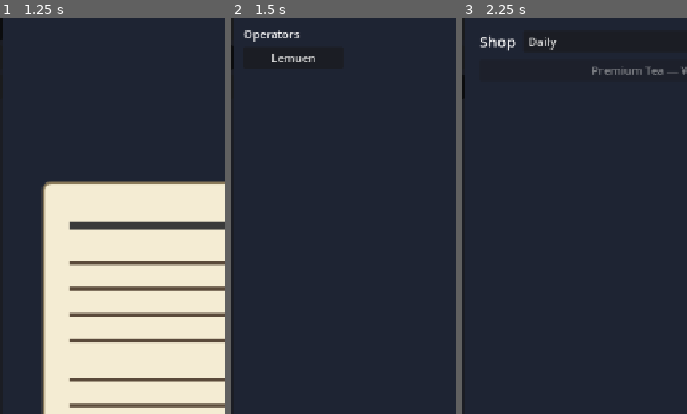
Above: before the commit, frames 1-3 (left to right).
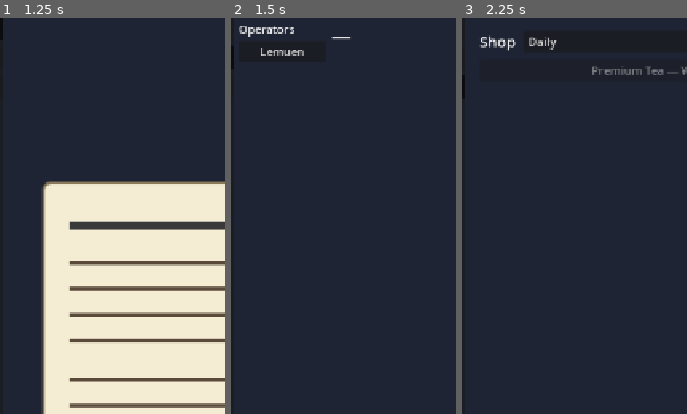
Above: after the commit, the same moments.

Repository: bakamarudasi/clickergame_demo
Game: Godot game, scene res://scenes/main.tscn
Same seed, same stepped clock (60 frames per second), same inputs: the game is played once before the commit and once after it.
Inputs:
- Up to frame 1 (1.25 s): click "Work" at 0.5 s
- Up to frame 2 (1.5 s): click "Room" at 1.25 s
- Up to frame 3 (2.25 s): click "Shop" at 2 s
The pictures show only the part of the screen within x 19-69%, y 4-54%; the shares and areas given below are measured in that part.

Frame 1 is identical in both runs. In frame 2, 1.0% of the frame differs, in the area x 3-53%, y 2-12%; in frame 3, nothing differs.
Error in both runs: Cannot call method 'get_children' on a null value. (res://scripts/ui/work_tab.gd:49)

Commit message:
Restore vertical viewport with portrait-dominant Room layout
Reverts the wide-screen experiment and reorganises Room as a left
operator-list column plus a vertical main column where the portrait
gets ~720 px of dedicated height. Stats labels move above the portrait
and scope/suspicion/gift/inspection/touch controls stack below it, so
nothing competes with the standing art for vertical real estate.

Diff:
--- a/scenes/ui/room_tab.tscn
+++ b/scenes/ui/room_tab.tscn
@@ -16,16 +16,16 @@
 anchor_bottom = 1.0
 grow_horizontal = 2
 grow_vertical = 2
-offset_left = 16.0
-offset_top = 16.0
-offset_right = -16.0
-offset_bottom = -16.0
-theme_override_constants/separation = 16
+offset_left = 8.0
+offset_top = 8.0
+offset_right = -8.0
+offset_bottom = -8.0
+theme_override_constants/separation = 8
 
 [node name="LeftPanel" type="VBoxContainer" parent="HBox"]
-custom_minimum_size = Vector2(160, 0)
+custom_minimum_size = Vector2(140, 0)
 layout_mode = 2
-theme_override_constants/separation = 8
+theme_override_constants/separation = 6
 
 [node name="OperatorTitle" type="Label" parent="HBox/LeftPanel"]
 layout_mode = 2
@@ -36,100 +36,105 @@
 layout_mode = 2
 theme_override_constants/separation = 4
 
-[node name="CenterPanel" type="VBoxContainer" parent="HBox"]
+[node name="MainColumn" type="VBoxContainer" parent="HBox"]
+unique_name_in_owner = true
 layout_mode = 2
 size_flags_horizontal = 3
-size_flags_stretch_ratio = 2.0
-theme_override_constants/separation = 8
+theme_override_constants/separation = 6
 
-[node name="PortraitArea" type="CenterContainer" parent="HBox/CenterPanel"]
+[node name="StatsRow" type="HBoxContainer" parent="HBox/MainColumn"]
+layout_mode = 2
+theme_override_constants/separation = 12
+
+[node name="OpNameLabel" type="Label" parent="HBox/MainColumn/StatsRow"]
+unique_name_in_owner = true
+layout_mode = 2
+size_flags_horizontal = 3
+theme_type_variation = &"DisplayLabel"
+text = "ROOM_DETAIL_PLACEHOLDER"
+
+[node name="TrustLabel" type="Label" parent="HBox/MainColumn/StatsRow"]
+unique_name_in_owner = true
+layout_mode = 2
+text = ""
+
+[node name="StageLabel" type="Label" parent="HBox/MainColumn/StatsRow"]
+unique_name_in_owner = true
+layout_mode = 2
+text = ""
+
+[node name="DetailPanel" type="VBoxContainer" parent="HBox/MainColumn"]
+unique_name_in_owner = true
+layout_mode = 2
+size_flags_vertical = 3
+theme_override_constants/separation = 6
+
+[node name="PortraitArea" type="CenterContainer" parent="HBox/MainColumn/DetailPanel"]
 layout_mode = 2
 size_flags_vertical = 3
 
-[node name="PortraitView" type="TextureRect" parent="HBox/CenterPanel/PortraitArea"]
+[node name="PortraitView" type="TextureRect" parent="HBox/MainColumn/DetailPanel/PortraitArea"]
 unique_name_in_owner = true
-custom_minimum_size = Vector2(280, 380)
+custom_minimum_size = Vector2(540, 720)
 layout_mode = 2
 expand_mode = 1
 stretch_mode = 5
 
-[node name="ScopeRow" type="HBoxContainer" parent="HBox/CenterPanel"]
+[node name="ScopeRow" type="HBoxContainer" parent="HBox/MainColumn/DetailPanel"]
 unique_name_in_owner = true
 layout_mode = 2
 theme_override_constants/separation = 8
 
-[node name="ScopeToggle" type="Button" parent="HBox/CenterPanel/ScopeRow"]
+[node name="ScopeToggle" type="Button" parent="HBox/MainColumn/DetailPanel/ScopeRow"]
 unique_name_in_owner = true
 layout_mode = 2
 toggle_mode = true
 text = "ROOM_SCOPE_TOGGLE"
 
-[node name="BatteryBar" type="ProgressBar" parent="HBox/CenterPanel/ScopeRow"]
+[node name="BatteryBar" type="ProgressBar" parent="HBox/MainColumn/DetailPanel/ScopeRow"]
 unique_name_in_owner = true
 layout_mode = 2
 size_flags_horizontal = 3
 max_value = 1.0
 step = 0.01
 
-[node name="SuspicionBar" type="ProgressBar" parent="HBox/CenterPanel"]
+[node name="SuspicionBar" type="ProgressBar" parent="HBox/MainColumn/DetailPanel"]
 unique_name_in_owner = true
 layout_mode = 2
 max_value = 1.0
 step = 0.01
 show_percentage = false
 
-[node name="DetailPanel" type="VBoxContainer" parent="HBox"]
-unique_name_in_owner = true
-layout_mode = 2
-size_flags_horizontal = 3
-theme_override_constants/separation = 12
-
-[node name="OpNameLabel" type="Label" parent="HBox/DetailPanel"]
-unique_name_in_owner = true
-layout_mode = 2
-theme_type_variation = &"DisplayLabel"
-text = "ROOM_DETAIL_PLACEHOLDER"
-
-[node name="TrustLabel" type="Label" parent="HBox/DetailPanel"]
-unique_name_in_owner = true
-layout_mode = 2
-text = ""
-
-[node name="StageLabel" type="Label" parent="HBox/DetailPanel"]
-unique_name_in_owner = true
-layout_mode = 2
-text = ""
-
-[node name="ReactionLabel" type="Label" parent="HBox/DetailPanel"]
+[node name="ReactionLabel" type="Label" parent="HBox/MainColumn/DetailPanel"]
 unique_name_in_owner = true
 layout_mode = 2
 text = ""
 autowrap_mode = 2
 
-[node name="GiftHBox" type="HBoxContainer" parent="HBox/DetailPanel"]
+[node name="GiftHBox" type="HBoxContainer" parent="HBox/MainColumn/DetailPanel"]
 layout_mode = 2
 theme_override_constants/separation = 8
 
-[node name="GiftSelect" type="OptionButton" parent="HBox/DetailPanel/GiftHBox"]
+[node name="GiftSelect" type="OptionButton" parent="HBox/MainColumn/DetailPanel/GiftHBox"]
 unique_name_in_owner = true
 layout_mode = 2
 size_flags_horizontal = 3
 
-[node name="GiveButton" type="Button" parent="HBox/DetailPanel/GiftHBox"]
+[node name="GiveButton" type="Button" parent="HBox/MainColumn/DetailPanel/GiftHBox"]
 unique_name_in_owner = true
 layout_mode = 2
 text = "ROOM_GIVE_BUTTON"
 
-[node name="InspectionButton" type="Button" parent="HBox/DetailPanel"]
+[node name="InspectionButton" type="Button" parent="HBox/MainColumn/DetailPanel"]
 unique_name_in_owner = true
 layout_mode = 2
 text = "ROOM_INSPECTION_BUTTON"
 
-[node name="TouchTitle" type="Label" parent="HBox/DetailPanel"]
+[node name="TouchTitle" type="Label" parent="HBox/MainColumn/DetailPanel"]
 layout_mode = 2
 text = "ROOM_TOUCH_TITLE"
 
-[node name="TouchList" type="VBoxContainer" parent="HBox/DetailPanel"]
+[node name="TouchList" type="VBoxContainer" parent="HBox/MainColumn/DetailPanel"]
 unique_name_in_owner = true
 layout_mode = 2
 theme_override_constants/separation = 4
